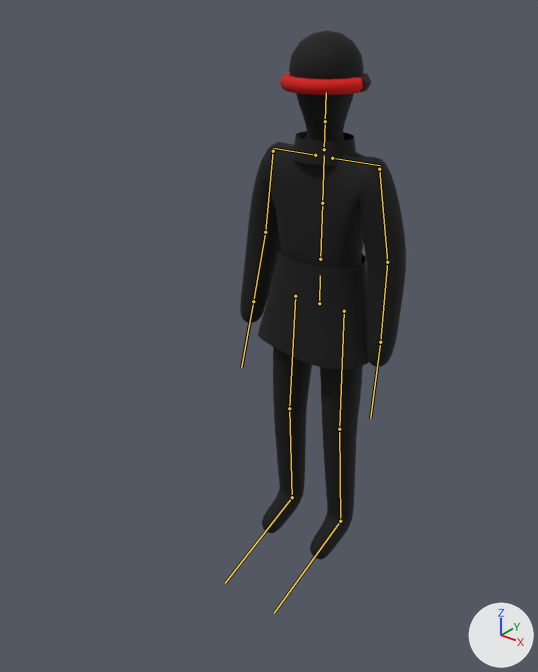
A saved change to the glTF model public/models/keeper.glb.
Camera for both pictures: a 50 mm camera at (1.25, -1.82, 1.88) aimed at (-0.04, -0.21, 0.88). Arrows for +X, +Y and +Z are at lower right; the lights stay in place. The picture after the commit comes second. The bones that bend it are drawn over the model as lines.

Objects in the first picture: 'Keeper'.
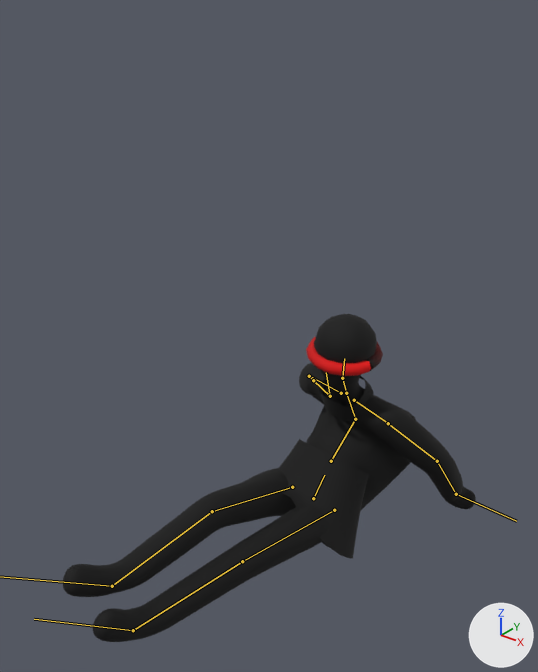
The newer file adds an action. The first version stands in its rest pose; the second is drawn at frame 2 of the action 'viggle_sitlook'.

What differs and where, as boxes (x1, y1, x2, y2) in the pictures (538 x 672 px):
'Keeper', posed (148% wider, 38% shorter)
    before: (240, 30, 406, 560)
    after: (63, 314, 476, 642)
bone 'hips', root to tip
    before: (319, 303) to (320, 275)
    after: (313, 498) to (324, 475)
bone 'spine', root to tip
    before: (320, 259) to (322, 203)
    after: (331, 461) to (355, 419)
bone 'chest', root to tip
    before: (322, 203) to (324, 155)
    after: (355, 419) to (347, 396)
bone 'neck', root to tip
    before: (324, 149) to (325, 121)
    after: (346, 393) to (342, 378)
bone 'head', root to tip
    before: (325, 121) to (326, 92)
    after: (342, 378) to (344, 358)
bone 'shoulder.L', root to tip
    before: (332, 158) to (380, 165)
    after: (354, 400) to (387, 422)
bone 'upperarm.L', root to tip
    before: (379, 169) to (387, 262)
    after: (388, 423) to (437, 461)
bone 'forearm.L', root to tip
    before: (387, 262) to (380, 342)
    after: (437, 461) to (456, 494)
bone 'hand.L', root to tip
    before: (380, 342) to (370, 418)
    after: (456, 494) to (516, 521)
bone 'shoulder.R', root to tip
    before: (315, 155) to (273, 148)
    after: (341, 393) to (308, 375)
bone 'upperarm.R', root to tip
    before: (273, 151) to (265, 232)
    after: (309, 376) to (313, 380)
bone 'forearm.R', root to tip
    before: (265, 232) to (253, 301)
    after: (313, 380) to (330, 396)
bone 'hand.R', root to tip
    before: (253, 301) to (241, 367)
    after: (330, 396) to (326, 372)
bone 'thigh.L', root to tip
    before: (344, 311) to (339, 429)
    after: (334, 510) to (242, 561)
bone 'foot.L', root to tip
    before: (340, 521) to (274, 613)
    after: (133, 630) to (34, 619)
bone 'thigh.R', root to tip
    before: (295, 296) to (289, 408)
    after: (292, 487) to (212, 511)
bone 'shin.R', root to tip
    before: (289, 408) to (292, 497)
    after: (212, 511) to (112, 586)

What the commit changed:
Bone 'hips' (bone_hips) moves from (0.0, 0.0, 0.0) to (0.001, -0.778, -0.001).
Bone 'hips' (bone_hips) turns from (0, 0, 0) to (-41, 0, -4) degrees about its own x, y and z.
Bone 'spine' (bone_spine) turns from (0, 0, 0) to (-1, -3, -4) degrees about its own x, y and z.
Bone 'chest' (bone_chest) turns from (0, 0, 0) to (69, -3, -2) degrees about its own x, y and z.
Bone 'neck' (bone_neck) turns from (0, 0, 0) to (-5, -1, 1) degrees about its own x, y and z.
Bone 'head' (bone_head) turns from (0, 0, 0) to (-20, -3, -1) degrees about its own x, y and z.
Bone 'shoulder.L' (bone_shoulder_l) turns from (0, 0, 0) to (1, 19, -4) degrees about its own x, y and z.
Bone 'upperarm.L' (bone_upperarm_l) turns from (0, 0, 0) to (0, 24, -15) degrees about its own x, y and z.
Bone 'forearm.L' (bone_forearm_l) turns from (0, 0, 0) to (-8, -27, 9) degrees about its own x, y and z.
Bone 'hand.L' (bone_hand_l) turns from (0, 0, 0) to (23, -5, -55) degrees about its own x, y and z.
Bone 'shoulder.R' (bone_shoulder_r) turns from (0, 0, 0) to (2, -21, 2) degrees about its own x, y and z.
Bone 'upperarm.R' (bone_upperarm_r) turns from (0, 0, 0) to (2, -22, 17) degrees about its own x, y and z.
Bone 'forearm.R' (bone_forearm_r) turns from (0, 0, 0) to (0, 38, -12) degrees about its own x, y and z.
Bone 'hand.R' (bone_hand_r) turns from (0, 0, 0) to (20, 24, 54) degrees about its own x, y and z.
Bone 'thigh.L' (bone_thigh_l) turns from (0, 0, 0) to (-50, 5, 9) degrees about its own x, y and z.
Bone 'foot.L' (bone_foot_l) turns from (0, 0, 0) to (28, 8, 1) degrees about its own x, y and z.
Bone 'thigh.R' (bone_thigh_r) turns from (0, 0, 0) to (-65, 5, 2) degrees about its own x, y and z.
Bone 'shin.R' (bone_shin_r) turns from (0, 0, 0) to (16, 1, 0) degrees about its own x, y and z.
Bone 'foot.R' (bone_foot_r) turns from (0, 0, 0) to (35, 10, 17) degrees about its own x, y and z.
